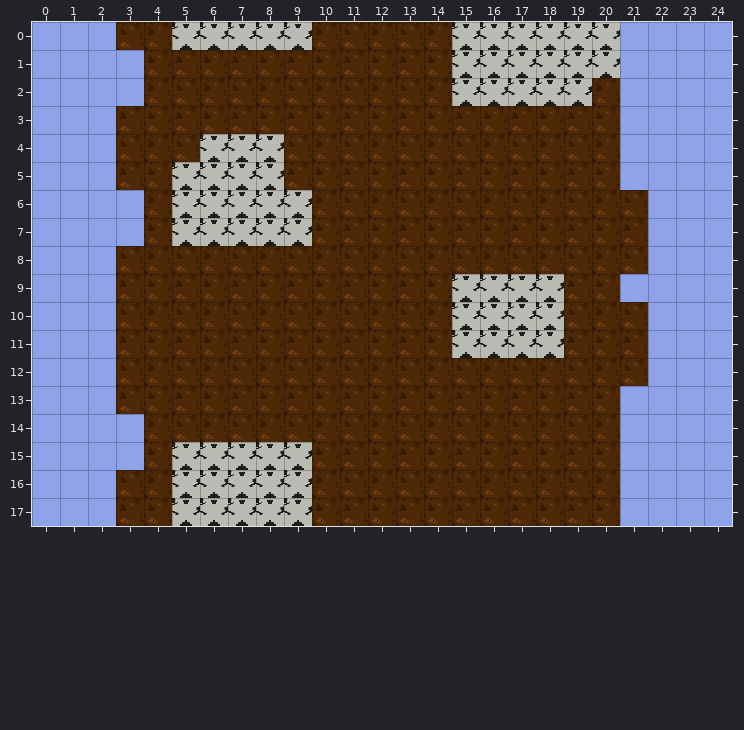
An edit to a level. Tiled map, assets/tiles/try.tmx. Above: the version before the commit.
Cells are 32x32 px. Shown: x 0..24, y 0..17.
And afterwards:
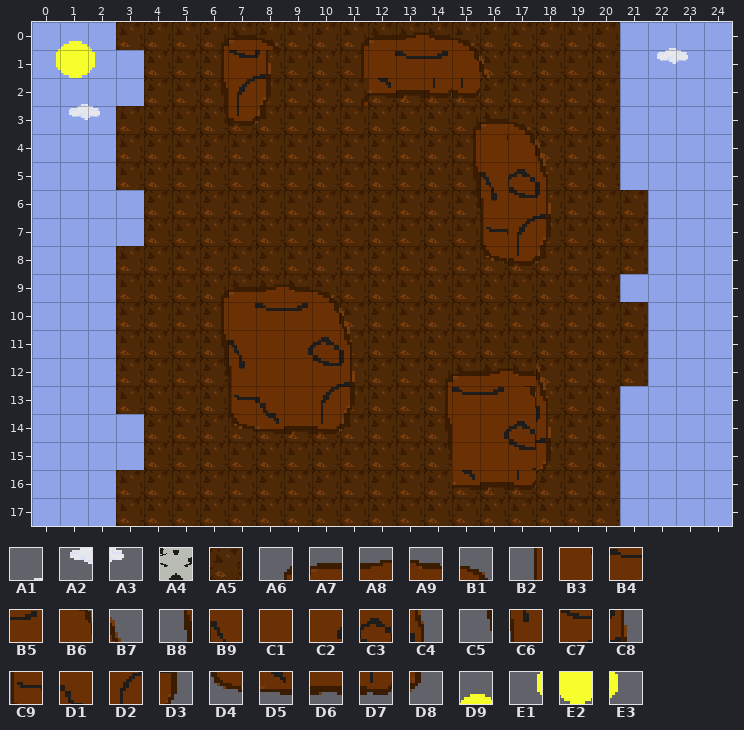
Key: from "cloud": A1 0, A2 2, A3 3; from "obstacle": A4 0; from "rockTile1": A5 0; from "rockobstacle": A6 0, A7 1, A8 2, A9 3, B1 4, B2 6, B3 7, B4 8, B5 9, B6 10, B7 11, B8 12, B9 13, C1 14, C2 15, C3 16, C4 17, C5 18, C6 19, C7 22, C8 23, C9 25, D1 26, D2 28, D3 29, D4 31, D5 32, D6 33, D7 34, D8 35; from "sun": D9 1, E1 3, E2 4, E3 5.
__ is an empty cell.
Tiles of an added or newly shown layer are drawn over the layers below it.
Changes in this commit:
Layer "Tile Layer 1":
y 0: x 5..9 A4 A4 A4 A4 A4 -> A5 A5 A5 A5 A5; x 15..20 A4 A4 A4 A4 A4 A4 -> A5 A5 A5 A5 A5 A5
y 1: x 15..20 A4 A4 A4 A4 A4 A4 -> A5 A5 A5 A5 A5 A5
y 2: x 15..19 A4 A4 A4 A4 A4 -> A5 A5 A5 A5 A5
y 4: x 6..8 A4 A4 A4 -> A5 A5 A5
y 5: x 5..8 A4 A4 A4 A4 -> A5 A5 A5 A5
y 6..7: x 5..9 A4 A4 A4 A4 A4 -> A5 A5 A5 A5 A5
y 9..11: x 15..18 A4 A4 A4 A4 -> A5 A5 A5 A5
y 15..17: x 5..9 A4 A4 A4 A4 A4 -> A5 A5 A5 A5 A5
Layer "Tile Layer 2" (added):
y 0: x 1 __ -> D9; x 6..8 __ __ __ -> A6 A7 B1; x 11..15 __ __ __ __ __ -> A6 A7 A8 A9 B1; x 22 __ -> A1
y 1: x 0..2 __ __ __ -> E1 E2 E3; x 6..8 __ __ __ -> B2 C7 C8; x 11..16 __ __ __ __ __ __ -> B2 B3 B4 B5 B6 B7; x 22..23 __ __ -> A2 A3
y 2: x 1 __ -> A1; x 6..8 __ __ __ -> B8 D2 D3; x 11..15 __ __ __ __ __ -> A6 D5 D6 D7 D7
y 3: x 1..2 __ __ -> A2 A3; x 6..8 __ __ __ -> C5 D7 D8; x 15..17 __ __ __ -> A6 A7 B1
y 4: x 15..18 __ __ __ __ -> B2 B3 B6 B7
y 5: x 15..18 __ __ __ __ -> B8 B9 C3 C4
y 6: x 15..18 __ __ __ __ -> C5 C6 C7 C8
y 7: x 16..18 __ __ __ -> C9 D2 D3
y 8: x 16..18 __ __ __ -> D4 D7 D8
y 9: x 6..10 __ __ __ __ __ -> A6 A7 A8 A9 B1
y 10: x 6..11 __ __ __ __ __ __ -> B2 B3 B4 B5 B6 B7
y 11: x 6..11 __ __ __ __ __ __ -> B8 B9 C1 C2 C3 C4
y 12: x 6..11 __ __ __ __ __ __ -> C5 C6 C1 C1 C7 C8; x 14..18 __ __ __ __ __ -> A6 A7 A8 A9 B7
y 13: x 7..11 __ __ __ __ __ -> C9 D1 C1 D2 D3; x 14..18 __ __ __ __ __ -> B2 B4 B5 B6 C4
y 14: x 7..11 __ __ __ __ __ -> D4 D5 D6 D7 D8; x 14..18 __ __ __ __ __ -> B8 C1 C2 C3 C8
y 15: x 14..18 __ __ __ __ __ -> C5 C1 C1 C7 D3
y 16: x 15..17 __ __ __ -> D5 D6 D7
